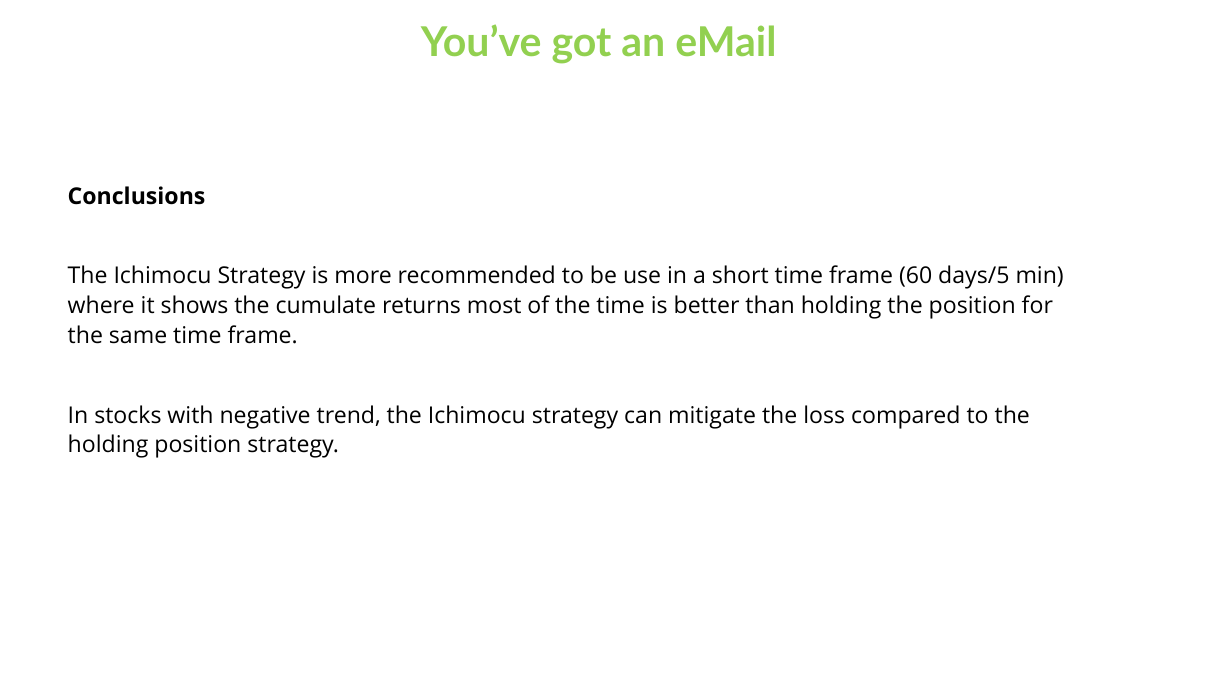
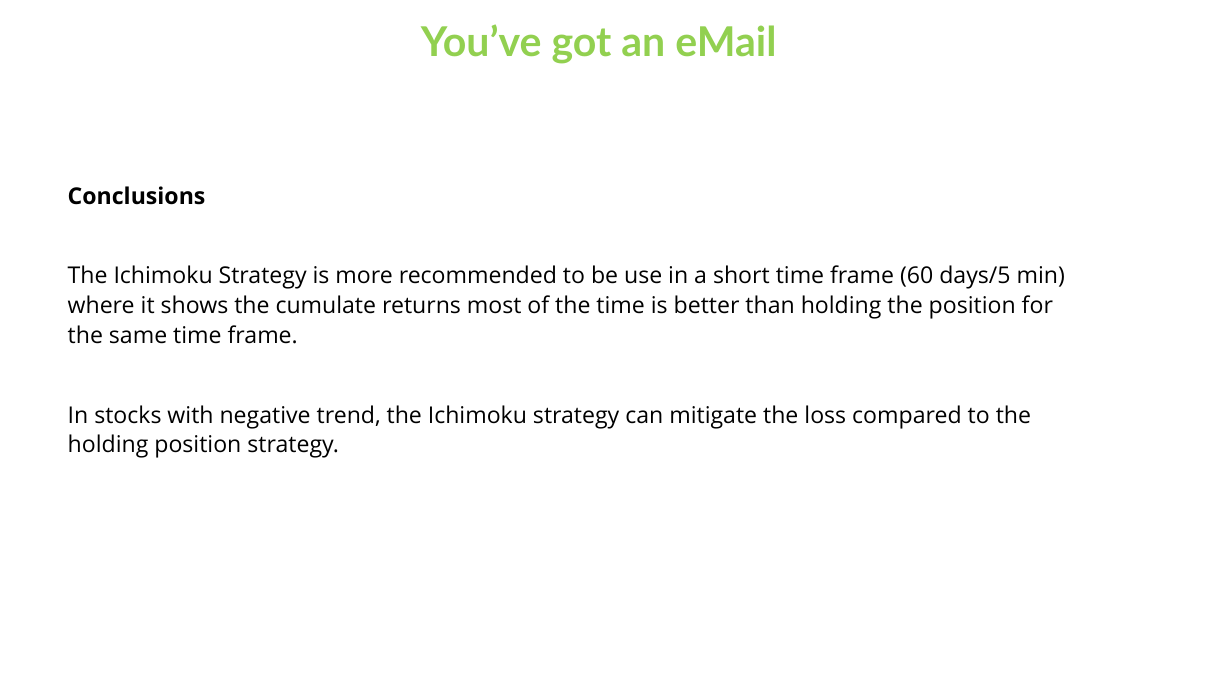
Before and after one commit to Tylryan/Stock-Report, a slide deck: slide 17 of Presentation/Project_3_presentation_RQ.pptx. Drawn at 1232x693 pixels with LibreOffice and Linux fonts; fonts in the diff are those of the drawing. Boxes give left, top, right and bottom in pixels: in the first picture for what was removed or moved away, otherwise in the second. Text is boxed around its words. In the diff, an @@ line names an element or a change of style, - is before the commit and + after.

Commit message:
update presentation

```diff
--- a/Presentation/Project_3_presentation_RQ.pptx
+++ b/Presentation/Project_3_presentation_RQ.pptx
@@ text at <box>68,265,1065,458</box>: text changed @@
-The Ichimocu Strategy is more recommended to be use in a short time frame (60 days/5 min) where it shows the cumulate returns most of the time is better than holding the position for the same time frame.
-In stocks with negative trend, the Ichimocu strategy can mitigate the loss compared to the holding position strategy.
+The Ichimoku Strategy is more recommended to be use in a short time frame (60 days/5 min) where it shows the cumulate returns most of the time is better than holding the position for the same time frame.
+In stocks with negative trend, the Ichimoku strategy can mitigate the loss compared to the holding position strategy.
```
Also in this commit, not shown: 1 other slide changed.
